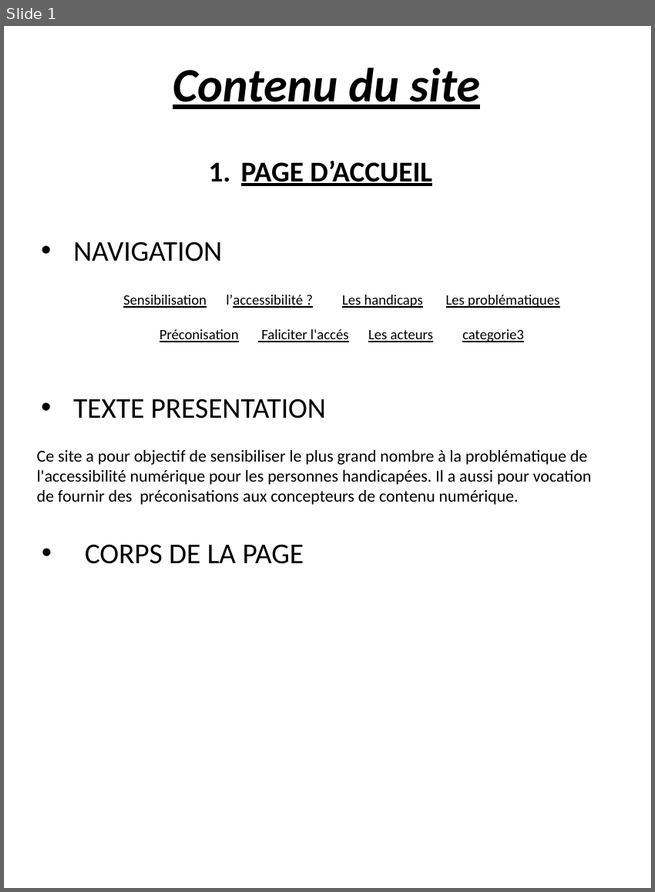
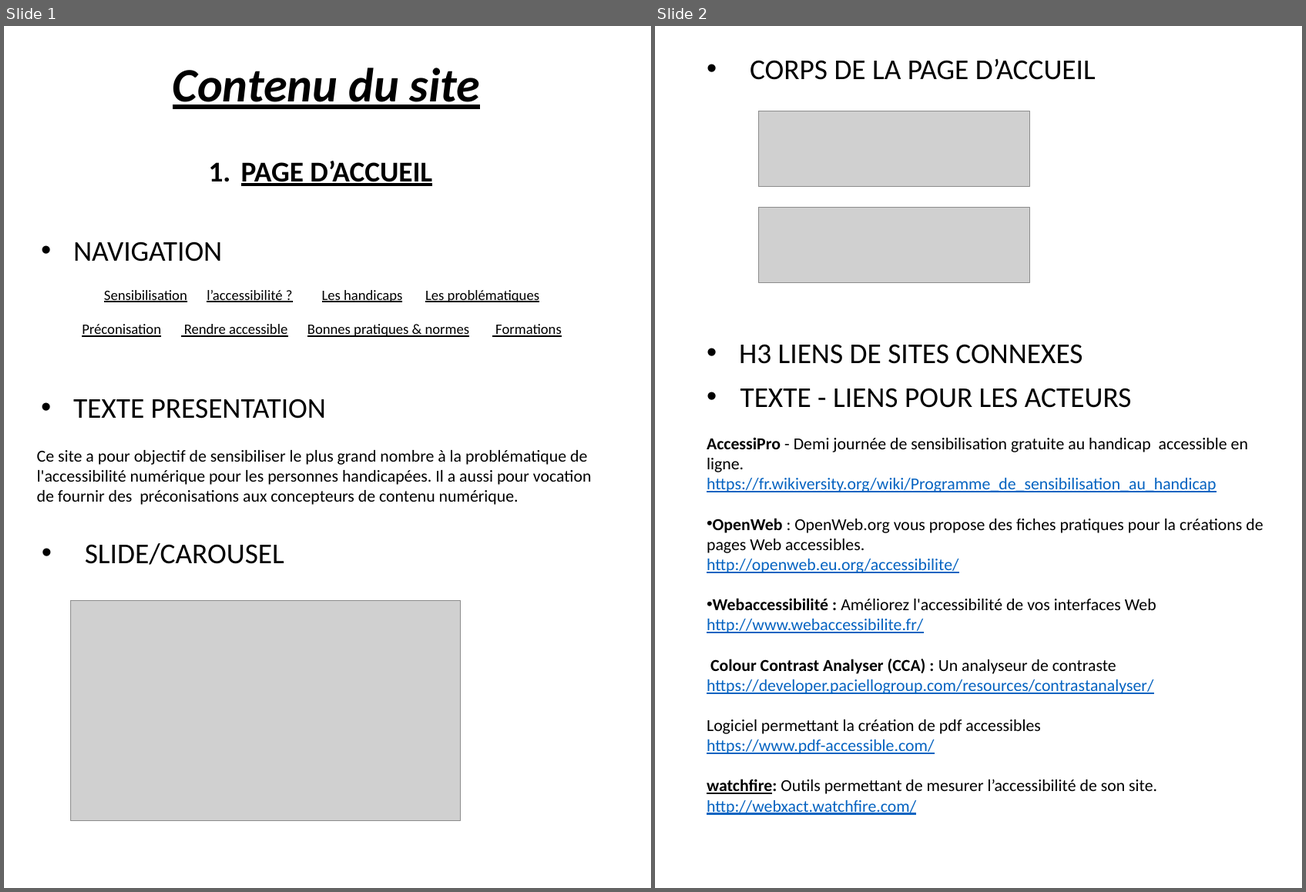
Before and after one commit to Bourg-en-Stress/accessibility, a slide deck: design/mockups/contenu.pptx. Shown side by side, each under a label of ours: slide 1 before the commit, slides 1 and 2 after it. The pictures are 655x892 and 1306x892 pixels, drawn with LibreOffice and Linux fonts; fonts in the diff are those of the drawing; grey boxes stand for pictures. Boxes give left, top, right and bottom in pixels: in the first picture for what was removed or moved away, otherwise in the second. Text is boxed around its words. In the diff, an @@ line names an element or a change of style, - is before the commit and + after.

```diff
--- a/design/mockups/contenu.pptx
+++ b/design/mockups/contenu.pptx
@@ slide 2 added at (655,26,1302,888), background #FFFFFF @@
@@ text added at (750,59,1095,80), 24 pt, text #000000 @@
+• CORPS DE LA PAGE D’ACCUEIL
@@ picture added at (758,111,1029,186) @@
@@ picture added at (758,208,1029,283) @@
@@ text added at (739,344,1082,364), 24 pt, text #000000 @@
+• H3 LIENS DE SITES CONNEXES
@@ text added at (707,388,1263,815), 14 pt, text #000000 @@
+• TEXTE - LIENS POUR LES ACTEURS
+AccessiPro - Demi journée de sensibilisation gratuite au handicap accessible en ligne.
+https://fr.wikiversity.org/wiki/Programme_de_sensibilisation_au_handicap
+• OpenWeb : OpenWeb.org vous propose des fiches pratiques pour la créations de pages Web accessibles.
+  http://openweb.eu.org/accessibilite/
+• Webaccessibilité : Améliorez l'accessibilité de vos interfaces Web
+  http://www.webaccessibilite.fr/
+Colour Contrast Analyser (CCA) : Un analyseur de contraste
+https://developer.paciellogroup.com/resources/contrastanalyser/
+Logiciel permettant la création de pdf accessibles
+https://www.pdf-accessible.com/
+watchfire: Outils permettant de mesurer l’accessibilité de son site.
+http://webxact.watchfire.com/
@@ slide 1 changed as well @@
@@ text "Sensibilisation l’accessibilité ? Les handicaps ...": place and size @@
-text "Sensibilisation l’accessibilité ? Les handicaps ..." at (123,295,524,342)
+text "Sensibilisation l’accessibilité ? Les handicaps ..." at (104,290,561,337)
@@ text at (104,290,539,302): underline on in "l’accessibilité" @@
@@ text at (307,324,561,337): text changed @@
-Préconisation Faliciter l'accés Les acteurs categorie3
+Préconisation Rendre accessible Bonnes pratiques & normes Formations
@@ text at (85,543,284,565): text changed @@
-• CORPS DE LA PAGE
+• SLIDE/CAROUSEL
@@ picture added at (71,601,461,821) @@
```
Also in this commit, not shown: 1 other slide changed, 5 other slides added, 1 slide removed, 3 other files.
